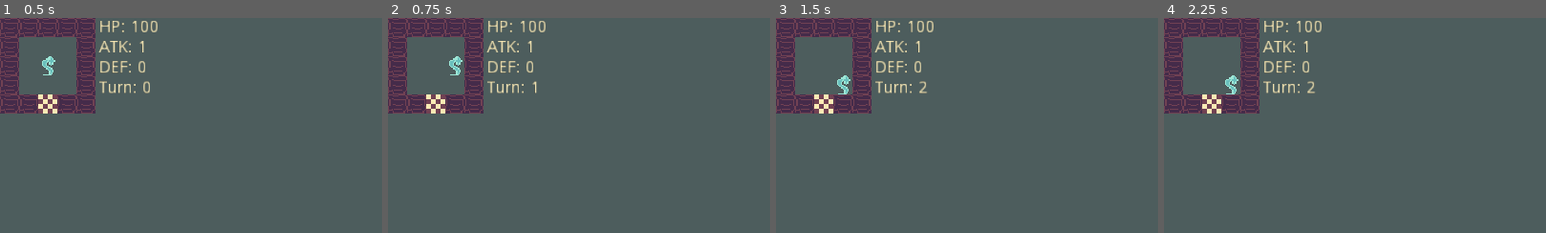
Above: before the commit, frames 1-4 (left to right).
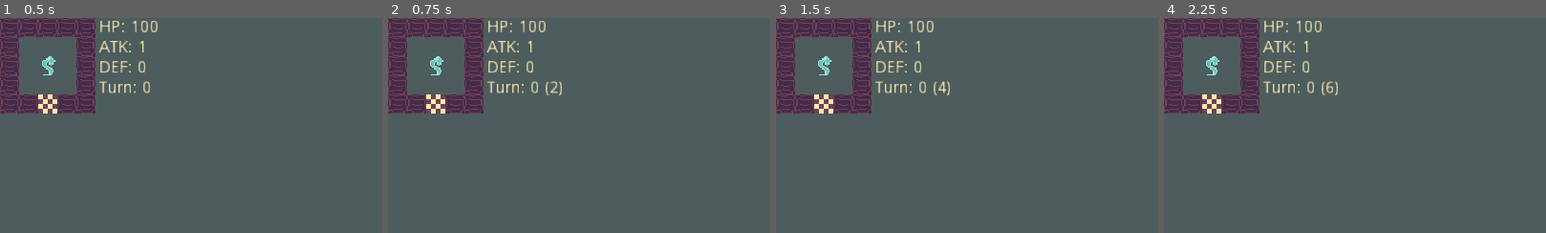
Above: after the commit, the same moments.

Repository: Patashu/Achronal-Dungeon
Game: Godot game, scene res://PlayingField.tscn
The game is run twice, just before and just after one commit, with the same random seed, the same clock (stepped at 60 frames per second) and the same inputs.
Inputs:
- Up to frame 1 (0.5 s): no input
- Up to frame 2 (0.75 s): tap Enter at 0.5 s; hold Right (ui_right) from 0.53 s (still down); tap Z (undo) at 0.6 s
- Up to frame 3 (1.5 s): tap Space at 1.25 s; release Right (ui_right) at 1.28 s; hold Down (ui_down) from 1.28 s (still down); tap Z (undo) at 1.35 s
- Up to frame 4 (2.25 s): tap Enter at 2 s; release Down (ui_down) at 2.03 s; hold Right (ui_right) from 2.03 s (still down); tap Z (undo) at 2.1 s
The pictures show only the part of the screen within x 0-50%, y 0-50%; the shares and areas given below are measured in that part.

Frame 1 is identical in both runs. In frame 2, 0.5% of the frame differs, in the area x 11-46%, y 17-36%; in frame 3, 0.5%; in frame 4, 0.5%.

Commit message:
undo buffer and multiplier graphics

Diff:
--- a/GameLogic.gd
+++ b/GameLogic.gd
@@ -10,7 +10,9 @@
 var hero_atk = 1;
 var hero_def = 0;
 var hero_turn = 0;
+var hero_keypresses = 0;
 var has_won = false;
+var undo_buffer = [];
 
 func _ready() -> void:
 	# setup hero info
@@ -23,7 +25,10 @@
 	heroinfo.text = "HP: " + str(hero_hp) + "\r\n";
 	heroinfo.text += "ATK: " + str(hero_atk) + "\r\n";
 	heroinfo.text += "DEF: " + str(hero_def) + "\r\n";
-	heroinfo.text += "Turn: " + str(hero_turn) + "\r\n";
+	if (hero_turn != hero_keypresses):
+		heroinfo.text += "Turn: " + str(hero_turn) + " (" + str(hero_keypresses) + ")" + "\r\n";
+	else:
+		heroinfo.text += "Turn: " + str(hero_turn) + "\r\n";
 	if (has_won):
 		heroinfo.text += "You have won!";
 
@@ -39,18 +44,43 @@
 	if (floor_dest == floormap.tile_set.find_tile_by_name("Win")):
 		can_move = true;
 		has_won = true;
+		add_undo_event(["win"]);
 	if (can_move):
 		move_hero_commit(dir);
 
 func move_hero_commit(dir: Vector2) -> void:
+	add_undo_event(["move", hero_loc]);
+	move_hero_silently(dir);
+	hero_turn += 1;
+	hero_keypresses += 1;
+	update_hero_info();
+
+func move_hero_silently(dir: Vector2) -> void:
 	actormap.set_cellv(hero_loc, -1);
 	hero_loc += dir;
 	actormap.set_cellv(hero_loc, actormap.tile_set.find_tile_by_name("Player"));
-	hero_turn += 1;
+
+func add_undo_event(event: Array) -> void:
+	if (undo_buffer.size() <= hero_turn):
+		undo_buffer.append([]);
+	undo_buffer[hero_turn].append(event);
+
+func undo() -> void:
+	if (hero_turn <= 0):
+		return
+	var events = undo_buffer.pop_back();
+	for event in events:
+		if (event[0] == "move"):
+			move_hero_silently(event[1] - hero_loc);
+		elif (event[0] == "win"):
+			has_won = false;
+	hero_turn -= 1;
+	hero_keypresses += 1;
 	update_hero_info();
 
 func _process(delta: float) -> void:
-	# 2) check for input, move hero around, process interactions, create undo buffer
+	if (Input.is_action_just_pressed("undo")):
+		undo();
 	if (has_won):
 		return;
 	if (Input.is_action_just_pressed("ui_left")):
--- a/TileSet.tscn
+++ b/TileSet.tscn
@@ -11,6 +11,18 @@
 [ext_resource path="res://assets/enemy1.png" type="Texture" id=9]
 [ext_resource path="res://assets/greenshield.png" type="Texture" id=10]
 [ext_resource path="res://assets/greenpotion.png" type="Texture" id=11]
+[ext_resource path="res://assets/2000.png" type="Texture" id=12]
+[ext_resource path="res://assets/5000.png" type="Texture" id=13]
+[ext_resource path="res://assets/1000.png" type="Texture" id=14]
+[ext_resource path="res://assets/2.png" type="Texture" id=15]
+[ext_resource path="res://assets/5.png" type="Texture" id=16]
+[ext_resource path="res://assets/50.png" type="Texture" id=17]
+[ext_resource path="res://assets/1.png" type="Texture" id=18]
+[ext_resource path="res://assets/20.png" type="Texture" id=19]
+[ext_resource path="res://assets/100.png" type="Texture" id=20]
+[ext_resource path="res://assets/200.png" type="Texture" id=21]
+[ext_resource path="res://assets/10.png" type="Texture" id=22]
+[ext_resource path="res://assets/500.png" type="Texture" id=23]
 
 [node name="TileSet" type="Node2D"]
 
@@ -57,3 +69,51 @@
 [node name="Win" type="Sprite" parent="."]
 position = Vector2( -86, 94 )
 texture = ExtResource( 7 )
+
+[node name="1" type="Sprite" parent="."]
+position = Vector2( -36, 101 )
+texture = ExtResource( 18 )
+
+[node name="2" type="Sprite" parent="."]
+position = Vector2( -36, 101 )
+texture = ExtResource( 15 )
+
+[node name="5" type="Sprite" parent="."]
+position = Vector2( -36, 101 )
+texture = ExtResource( 16 )
+
+[node name="10" type="Sprite" parent="."]
+position = Vector2( -36, 101 )
+texture = ExtResource( 22 )
+
+[node name="20" type="Sprite" parent="."]
+position = Vector2( -36, 101 )
+texture = ExtResource( 19 )
+
+[node name="50" type="Sprite" parent="."]
+position = Vector2( -36, 101 )
+texture = ExtResource( 17 )
+
+[node name="100" type="Sprite" parent="."]
+position = Vector2( -36, 101 )
+texture = ExtResource( 20 )
+
+[node name="200" type="Sprite" parent="."]
+position = Vector2( -36, 101 )
+texture = ExtResource( 21 )
+
+[node name="500" type="Sprite" parent="."]
+position = Vector2( -36, 101 )
+texture = ExtResource( 23 )
+
+[node name="1000" type="Sprite" parent="."]
+position = Vector2( -36, 101 )
+texture = ExtResource( 14 )
+
+[node name="2000" type="Sprite" parent="."]
+position = Vector2( -36, 101 )
+texture = ExtResource( 12 )
+
+[node name="5000" type="Sprite" parent="."]
+position = Vector2( -36, 101 )
+texture = ExtResource( 13 )
--- a/tiles.tres
+++ b/tiles.tres
@@ -11,6 +11,18 @@
 [ext_resource path="res://assets/enemy1.png" type="Texture" id=9]
 [ext_resource path="res://assets/greenshield.png" type="Texture" id=10]
 [ext_resource path="res://assets/greenpotion.png" type="Texture" id=11]
+[ext_resource path="res://assets/2000.png" type="Texture" id=12]
+[ext_resource path="res://assets/5000.png" type="Texture" id=13]
+[ext_resource path="res://assets/1000.png" type="Texture" id=14]
+[ext_resource path="res://assets/2.png" type="Texture" id=15]
+[ext_resource path="res://assets/5.png" type="Texture" id=16]
+[ext_resource path="res://assets/50.png" type="Texture" id=17]
+[ext_resource path="res://assets/1.png" type="Texture" id=18]
+[ext_resource path="res://assets/20.png" type="Texture" id=19]
+[ext_resource path="res://assets/100.png" type="Texture" id=20]
+[ext_resource path="res://assets/200.png" type="Texture" id=21]
+[ext_resource path="res://assets/10.png" type="Texture" id=22]
+[ext_resource path="res://assets/500.png" type="Texture" id=23]
 
 [resource]
 0/name = "Bluepotion"
@@ -167,3 +179,171 @@
 10/shape_one_way_margin = 0.0
 10/shapes = [  ]
 10/z_index = 0
+11/name = "1"
+11/texture = ExtResource( 18 )
+11/tex_offset = Vector2( 0, 0 )
+11/modulate = Color( 1, 1, 1, 1 )
+11/region = Rect2( 0, 0, 16, 16 )
+11/tile_mode = 0
+11/occluder_offset = Vector2( 8, 8 )
+11/navigation_offset = Vector2( 8, 8 )
+11/shape_offset = Vector2( 0, 0 )
+11/shape_transform = Transform2D( 1, 0, 0, 1, 0, 0 )
+11/shape_one_way = false
+11/shape_one_way_margin = 0.0
+11/shapes = [  ]
+11/z_index = 0
+12/name = "2"
+12/texture = ExtResource( 15 )
+12/tex_offset = Vector2( 0, 0 )
+12/modulate = Color( 1, 1, 1, 1 )
+12/region = Rect2( 0, 0, 16, 16 )
+12/tile_mode = 0
+12/occluder_offset = Vector2( 8, 8 )
+12/navigation_offset = Vector2( 8, 8 )
+12/shape_offset = Vector2( 0, 0 )
+12/shape_transform = Transform2D( 1, 0, 0, 1, 0, 0 )
+12/shape_one_way = false
+12/shape_one_way_margin = 0.0
+12/shapes = [  ]
+12/z_index = 0
+13/name = "5"
+13/texture = ExtResource( 16 )
+13/tex_offset = Vector2( 0, 0 )
+13/modulate = Color( 1, 1, 1, 1 )
+13/region = Rect2( 0, 0, 16, 16 )
+13/tile_mode = 0
+13/occluder_offset = Vector2( 8, 8 )
+13/navigation_offset = Vector2( 8, 8 )
+13/shape_offset = Vector2( 0, 0 )
+13/shape_transform = Transform2D( 1, 0, 0, 1, 0, 0 )
+13/shape_one_way = false
+13/shape_one_way_margin = 0.0
+13/shapes = [  ]
+13/z_index = 0
+14/name = "10"
+14/texture = ExtResource( 22 )
+14/tex_offset = Vector2( 0, 0 )
+14/modulate = Color( 1, 1, 1, 1 )
+14/region = Rect2( 0, 0, 16, 16 )
+14/tile_mode = 0
+14/occluder_offset = Vector2( 8, 8 )
+14/navigation_offset = Vector2( 8, 8 )
+14/shape_offset = Vector2( 0, 0 )
+14/shape_transform = Transform2D( 1, 0, 0, 1, 0, 0 )
+14/shape_one_way = false
+14/shape_one_way_margin = 0.0
+14/shapes = [  ]
+14/z_index = 0
+15/name = "20"
+15/texture = ExtResource( 19 )
+15/tex_offset = Vector2( 0, 0 )
+15/modulate = Color( 1, 1, 1, 1 )
+15/region = Rect2( 0, 0, 16, 16 )
+15/tile_mode = 0
+15/occluder_offset = Vector2( 8, 8 )
+15/navigation_offset = Vector2( 8, 8 )
+15/shape_offset = Vector2( 0, 0 )
+15/shape_transform = Transform2D( 1, 0, 0, 1, 0, 0 )
+15/shape_one_way = false
+15/shape_one_way_margin = 0.0
+15/shapes = [  ]
+15/z_index = 0
+16/name = "50"
+16/texture = ExtResource( 17 )
+16/tex_offset = Vector2( 0, 0 )
+16/modulate = Color( 1, 1, 1, 1 )
+16/region = Rect2( 0, 0, 16, 16 )
+16/tile_mode = 0
+16/occluder_offset = Vector2( 8, 8 )
+16/navigation_offset = Vector2( 8, 8 )
+16/shape_offset = Vector2( 0, 0 )
+16/shape_transform = Transform2D( 1, 0, 0, 1, 0, 0 )
+16/shape_one_way = false
+16/shape_one_way_margin = 0.0
+16/shapes = [  ]
+16/z_index = 0
+17/name = "100"
+17/texture = ExtResource( 20 )
+17/tex_offset = Vector2( 0, 0 )
+17/modulate = Color( 1, 1, 1, 1 )
+17/region = Rect2( 0, 0, 16, 16 )
+17/tile_mode = 0
+17/occluder_offset = Vector2( 8, 8 )
+17/navigation_offset = Vector2( 8, 8 )
+17/shape_offset = Vector2( 0, 0 )
+17/shape_transform = Transform2D( 1, 0, 0, 1, 0, 0 )
+17/shape_one_way = false
+17/shape_one_way_margin = 0.0
+17/shapes = [  ]
+17/z_index = 0
+18/name = "200"
+18/texture = ExtResource( 21 )
+18/tex_offset = Vector2( 0, 0 )
+18/modulate = Color( 1, 1, 1, 1 )
+18/region = Rect2( 0, 0, 16, 16 )
+18/tile_mode = 0
+18/occluder_offset = Vector2( 8, 8 )
+18/navigation_offset = Vector2( 8, 8 )
+18/shape_offset = Vector2( 0, 0 )
+18/shape_transform = Transform2D( 1, 0, 0, 1, 0, 0 )
+18/shape_one_way = false
+18/shape_one_way_margin = 0.0
+18/shapes = [  ]
+18/z_index = 0
+19/name = "500"
+19/texture = ExtResource( 23 )
+19/tex_offset = Vector2( 0, 0 )
+19/modulate = Color( 1, 1, 1, 1 )
+19/region = Rect2( 0, 0, 16, 16 )
+19/tile_mode = 0
+19/occluder_offset = Vector2( 8, 8 )
+19/navigation_offset = Vector2( 8, 8 )
+19/shape_offset = Vector2( 0, 0 )
+19/shape_transform = Transform2D( 1, 0, 0, 1, 0, 0 )
+19/shape_one_way = false
+19/shape_one_way_margin = 0.0
+19/shapes = [  ]
+19/z_index = 0
+20/name = "1000"
+20/texture = ExtResource( 14 )
+20/tex_offset = Vector2( 0, 0 )
+20/modulate = Color( 1, 1, 1, 1 )
+20/region = Rect2( 0, 0, 16, 16 )
+20/tile_mode = 0
+20/occluder_offset = Vector2( 8, 8 )
+20/navigation_offset = Vector2( 8, 8 )
+20/shape_offset = Vector2( 0, 0 )
+20/shape_transform = Transform2D( 1, 0, 0, 1, 0, 0 )
+20/shape_one_way = false
+20/shape_one_way_margin = 0.0
+20/shapes = [  ]
+20/z_index = 0
+21/name = "2000"
+21/texture = ExtResource( 12 )
+21/tex_offset = Vector2( 0, 0 )
+21/modulate = Color( 1, 1, 1, 1 )
+21/region = Rect2( 0, 0, 16, 16 )
+21/tile_mode = 0
+21/occluder_offset = Vector2( 8, 8 )
+21/navigation_offset = Vector2( 8, 8 )
+21/shape_offset = Vector2( 0, 0 )
+21/shape_transform = Transform2D( 1, 0, 0, 1, 0, 0 )
+21/shape_one_way = false
+21/shape_one_way_margin = 0.0
+21/shapes = [  ]
+21/z_index = 0
+22/name = "5000"
+22/texture = ExtResource( 13 )
+22/tex_offset = Vector2( 0, 0 )
+22/modulate = Color( 1, 1, 1, 1 )
+22/region = Rect2( 0, 0, 16, 16 )
+22/tile_mode = 0
+22/occluder_offset = Vector2( 8, 8 )
+22/navigation_offset = Vector2( 8, 8 )
+22/shape_offset = Vector2( 0, 0 )
+22/shape_transform = Transform2D( 1, 0, 0, 1, 0, 0 )
+22/shape_one_way = false
+22/shape_one_way_margin = 0.0
+22/shapes = [  ]
+22/z_index = 0
Not shown: 1 places in TileSet.tscn that only renumber resources
Binary file added: assets/1.png
Not shown, added: assets/1.png.import
Binary file added: assets/10.png
Not shown, added: assets/10.png.import
Binary file added: assets/100.png
Not shown, added: assets/100.png.import
Binary file added: assets/1000.png
Not shown, added: assets/1000.png.import
Binary file added: assets/2.png
Not shown, added: assets/2.png.import
Binary file added: assets/20.png
(and 14 more such lines)
